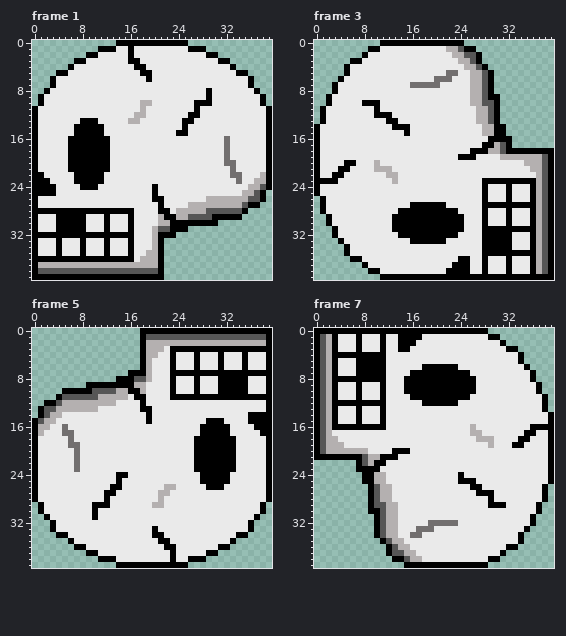
Animated GIF sprite -- img/BoneRollLeft.gif. Above: the version before the commit.
The file is 40x40 pixels, 8 frames. Shown: frame 1, frame 3, frame 5, frame 7. The commit also changed other frames, which this record leaves out.
Now the later version:
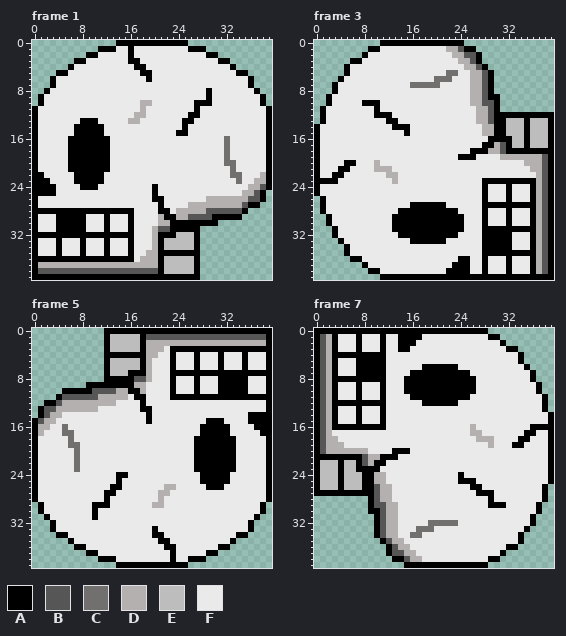
Palette (. is transparent): A #000000  B #565656  C #726f6f  D #b4b0b0  E #bdbdbd  F #eaeaea
From the commit log: Bone Boy got a neck and torso
Changes in this commit:
Frame 1:
The author put colour A in row 31 at x 26 to 27; in rows 32 to 34 at x 27; in row 35 at x 22 to 27; in rows 36 to 38 at x 27; in row 39 at x 22 to 27.
The author put colour E in row 32 at x 24 to 26; in rows 33 to 34 at x 22 to 26; in rows 36 to 38 at x 22 to 26.
Frame 3:
The author put colour A in row 12 at x 31 to 39; in row 13 at x 31, 35 and 39; in rows 14 to 17 at x 35 and 39.
The author put colour E in rows 13 to 15 at x 32 to 34 and 36 to 38; in rows 16 to 17 at x 33 to 34 and 36 to 38.
Frame 5:
The author put colour A in row 0 at x 12 to 17; in rows 1 to 3 at x 12; in row 4 at x 12 to 17; in rows 5 to 7 at x 12; in row 8 at x 12 to 13.
The author put colour E in rows 1 to 3 at x 13 to 17; in rows 5 to 6 at x 13 to 17; in row 7 at x 13 to 15.
Frame 7:
The author put colour A in rows 22 to 25 at x 0 and 4; in row 26 at x 0, 4 and 8; in row 27 at x 0 to 8.
The author put colour E in rows 22 to 23 at x 1 to 3 and 5 to 6; in rows 24 to 26 at x 1 to 3 and 5 to 7.
